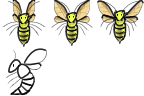
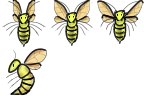
Comparing the layer stacks of the two (144, 96) images. Changes:
added group "Shade" (multiply) with 2 layers in group "Left 1" over [8, 48, 47, 94]
added layer "Body" (1st of 10, in "Left 1" › "Shade") in group "Shade" over [8, 48, 47, 94]
added layer "Wings" (1st of 8, in "Left 1" › "Shade") in group "Shade" over [8, 48, 47, 94]
added group "Draw" with 4 layers in group "Left 1" over [8, 48, 47, 94]
added group "Wings" (2nd of 8, in "Left 1" › "Draw") with 2 layers in group "Draw" over [8, 48, 47, 94]
added layer "Patterns" (2nd of 8, in "Left 1" › "Draw" › "Wings") in group "Wings" over [8, 48, 47, 94]
added layer "Base" (1st of 4, in "Left 1" › "Draw" › "Wings") in group "Wings" over [8, 48, 47, 94]
added layer "Head and body" in group "Draw" over [8, 48, 47, 94]
hid "背景" over [10, 48, 47, 64]
